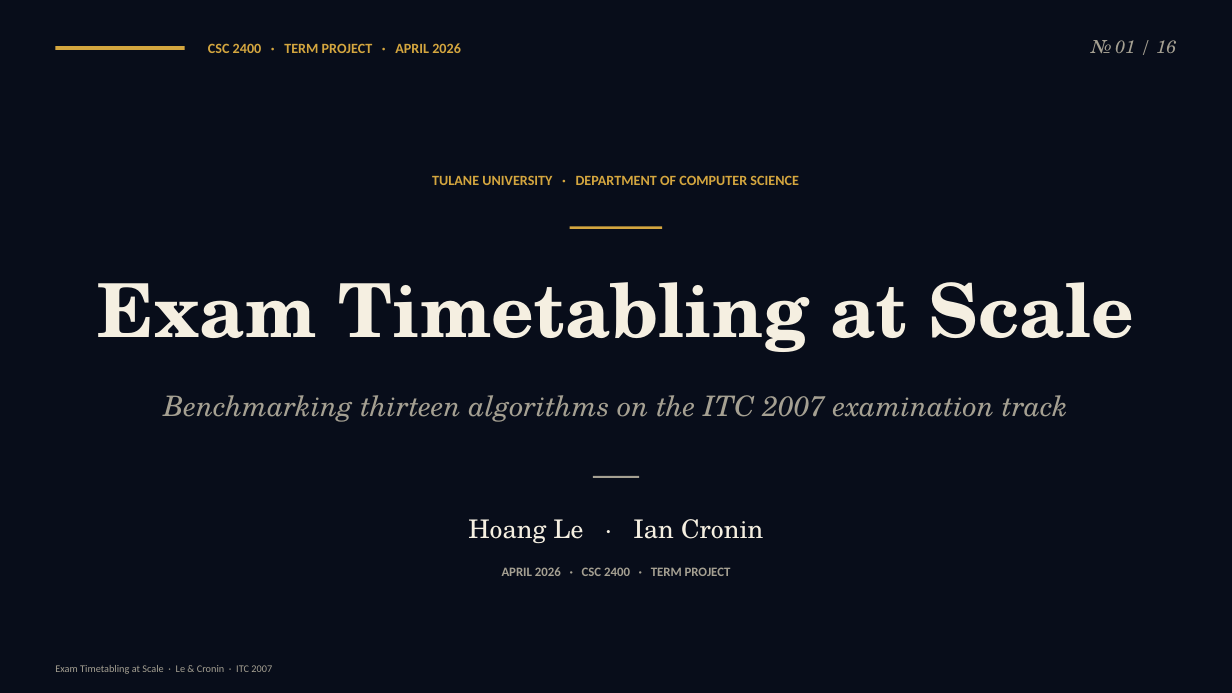
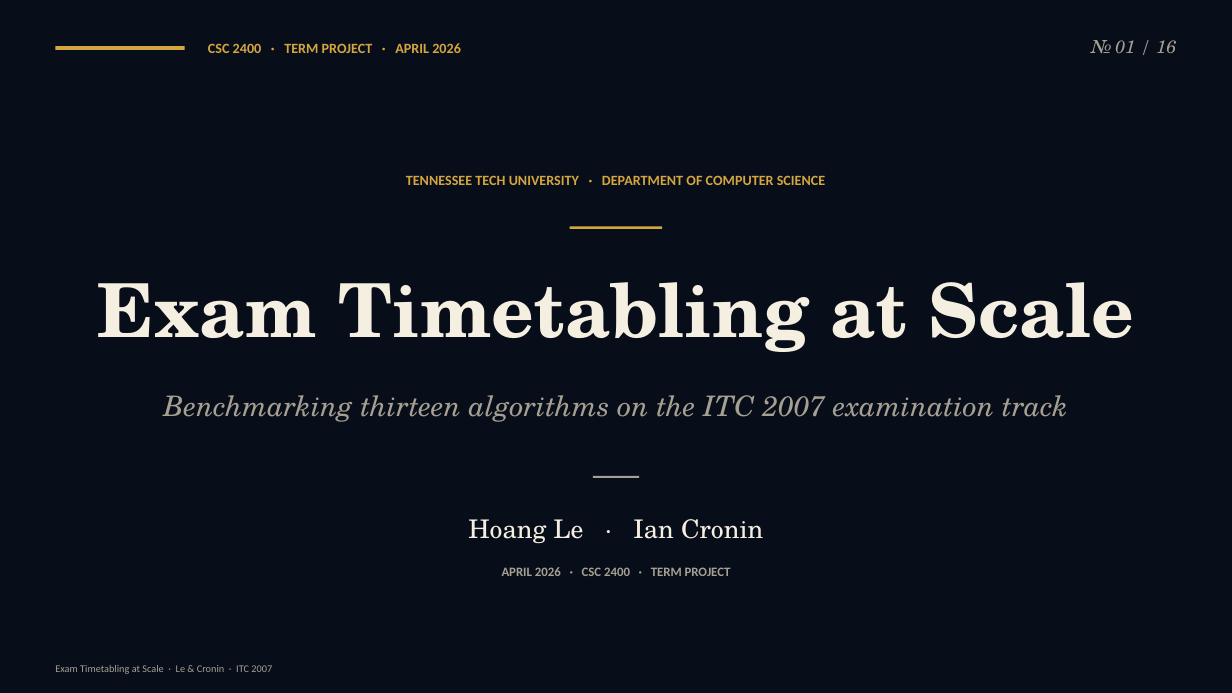
Before and after one commit to Dialovos/exam-scheduling-algos-analyze, a slide deck: slide 1 of slides/exam_scheduling_research.pptx. Drawn at 1232x693 pixels with LibreOffice and Linux fonts; fonts in the diff are those of the drawing. Boxes give left, top, right and bottom in pixels: in the first picture for what was removed or moved away, otherwise in the second. Text is boxed around its words. In the diff, an @@ line names an element or a change of style, - is before the commit and + after.

```diff
--- a/slides/exam_scheduling_research.pptx
+++ b/slides/exam_scheduling_research.pptx
@@ text at bbox=[406, 175, 826, 185]: text changed @@
-TULANE UNIVERSITY · DEPARTMENT OF COMPUTER SCIENCE
+TENNESSEE TECH UNIVERSITY · DEPARTMENT OF COMPUTER SCIENCE
```
